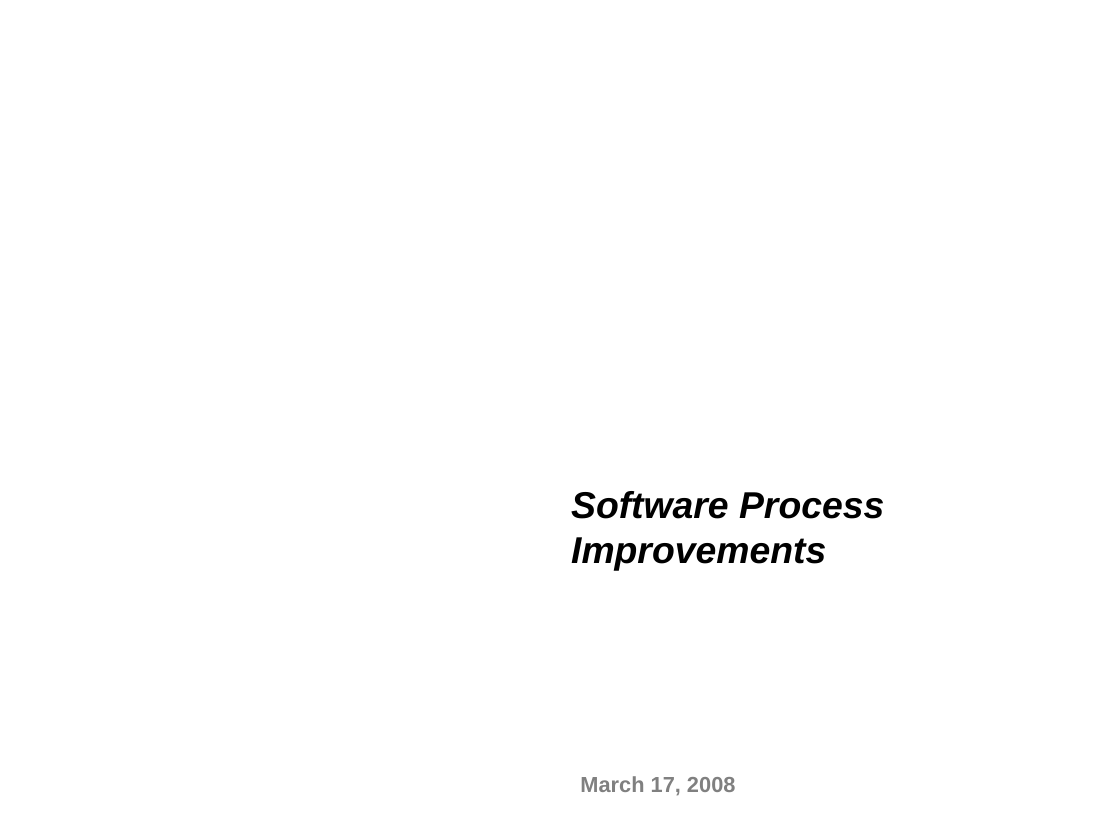
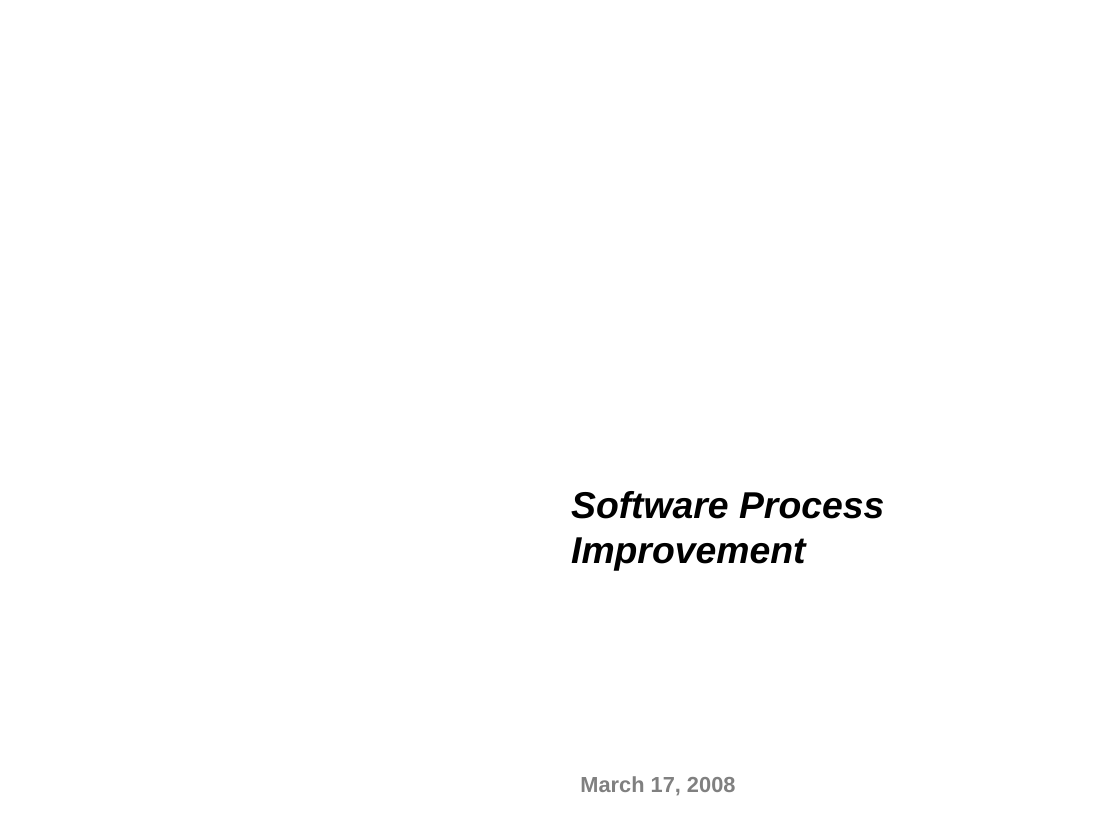
Before and after one commit to NCIP/caarray-docs, a slide deck: slide 1 of environment/references/process_improvement_proposal.ppt. Drawn at 1120x840 pixels with LibreOffice and Linux fonts; fonts in the diff are those of the drawing; background and template pictures are left out. Boxes give left, top, right and bottom in pixels: in the first picture for what was removed or moved away, otherwise in the second. Text is boxed around its words. In the diff, an @@ line names an element or a change of style, - is before the commit and + after.

```diff
--- a/environment/references/process_improvement_proposal.ppt
+++ b/environment/references/process_improvement_proposal.ppt
@@ subtitle at [571, 491, 884, 571]: text changed @@
-Software Process Improvements
+Software Process Improvement
```
Also in this commit, not shown: 11 other slides changed, 2 slides added.
